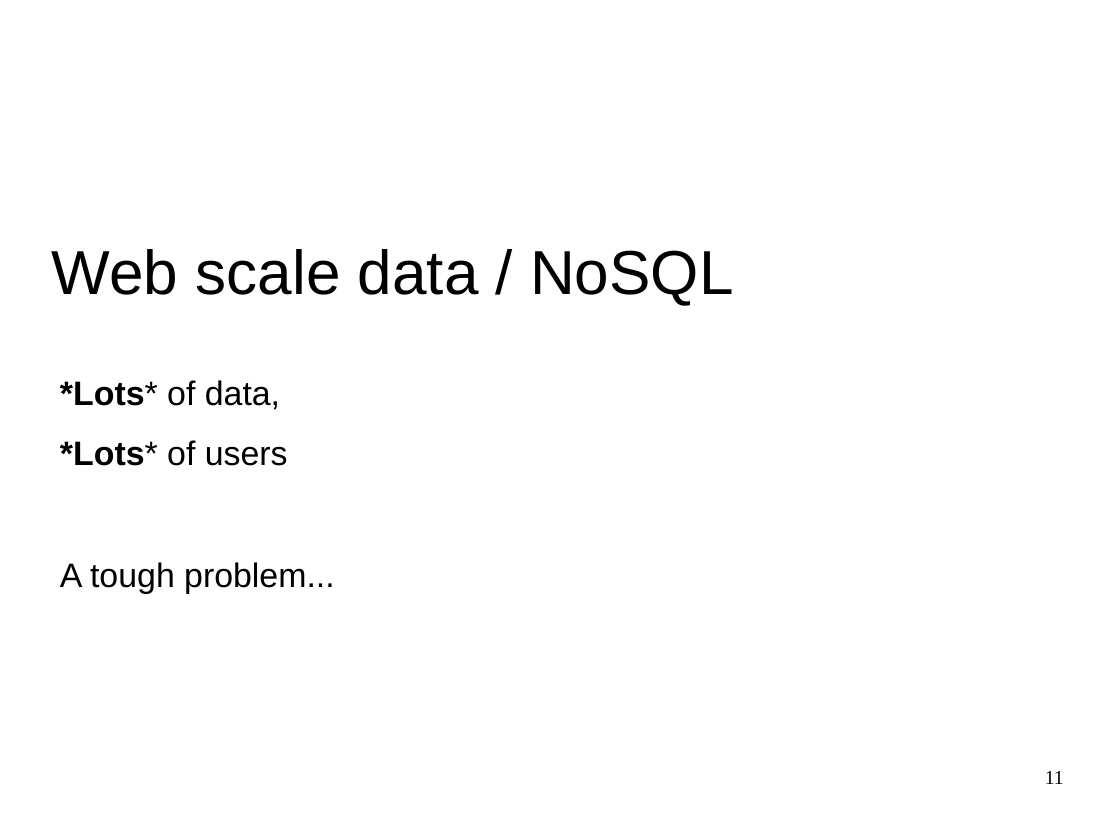
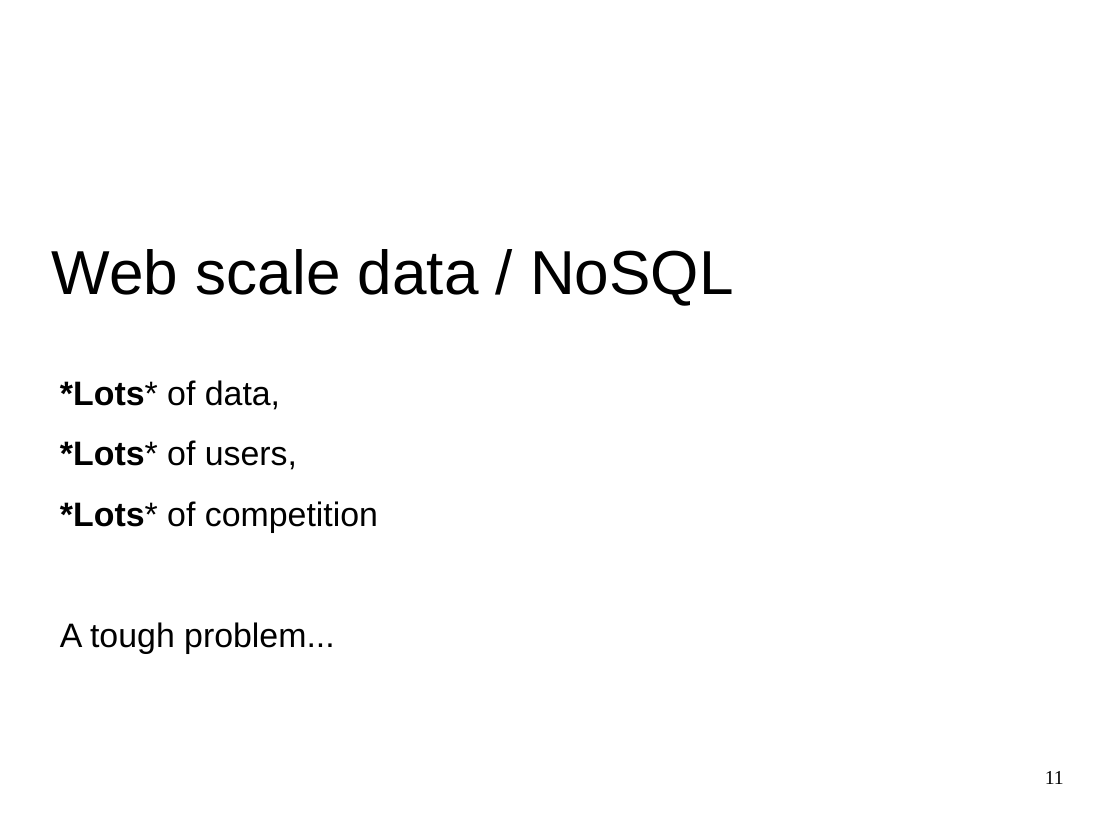
Before and after one commit to Intrinsarc/intrinsarc-evolve, a slide deck: slide 11 of Academic Work/lectures/data-distribution-architectures.odp. Drawn at 1120x840 pixels with LibreOffice and Linux fonts; fonts in the diff are those of the drawing; background and template pictures are left out. Boxes give left, top, right and bottom in pixels: in the first picture for what was removed or moved away, otherwise in the second. Text is boxed around its words. In the diff, an @@ line names an element or a change of style, - is before the commit and + after.

```diff
--- a/Academic Work/lectures/data-distribution-architectures.odp
+++ b/Academic Work/lectures/data-distribution-architectures.odp
@@ text at [60,440,378,533]: text changed @@
-*Lots* of users
+*Lots* of users,
+*Lots* of competition
```
Also in this commit, not shown: 9 other slides changed, 18 other files.
